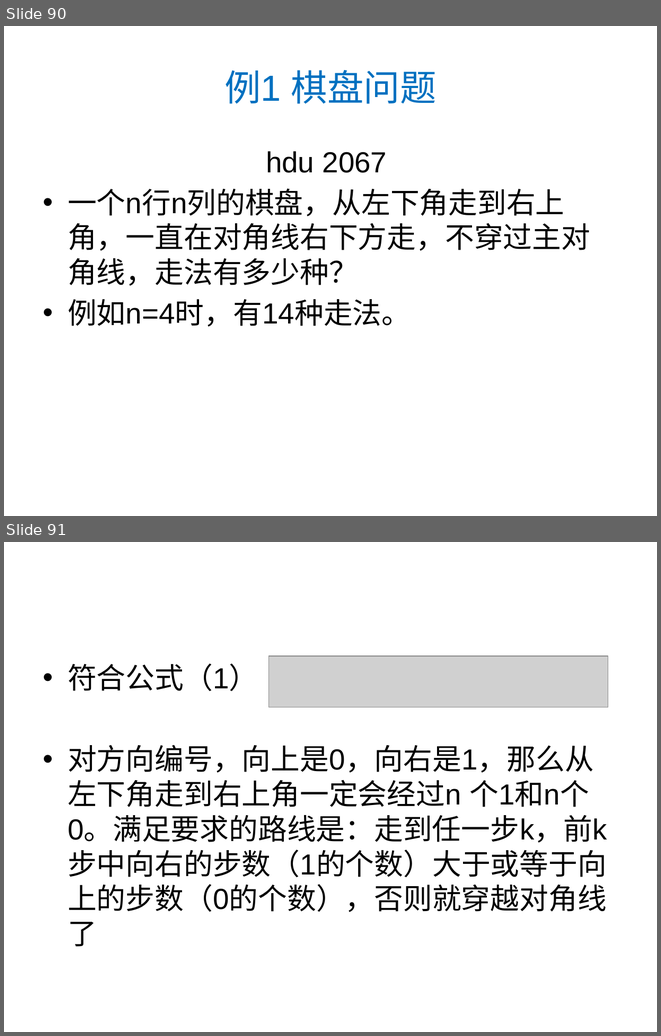
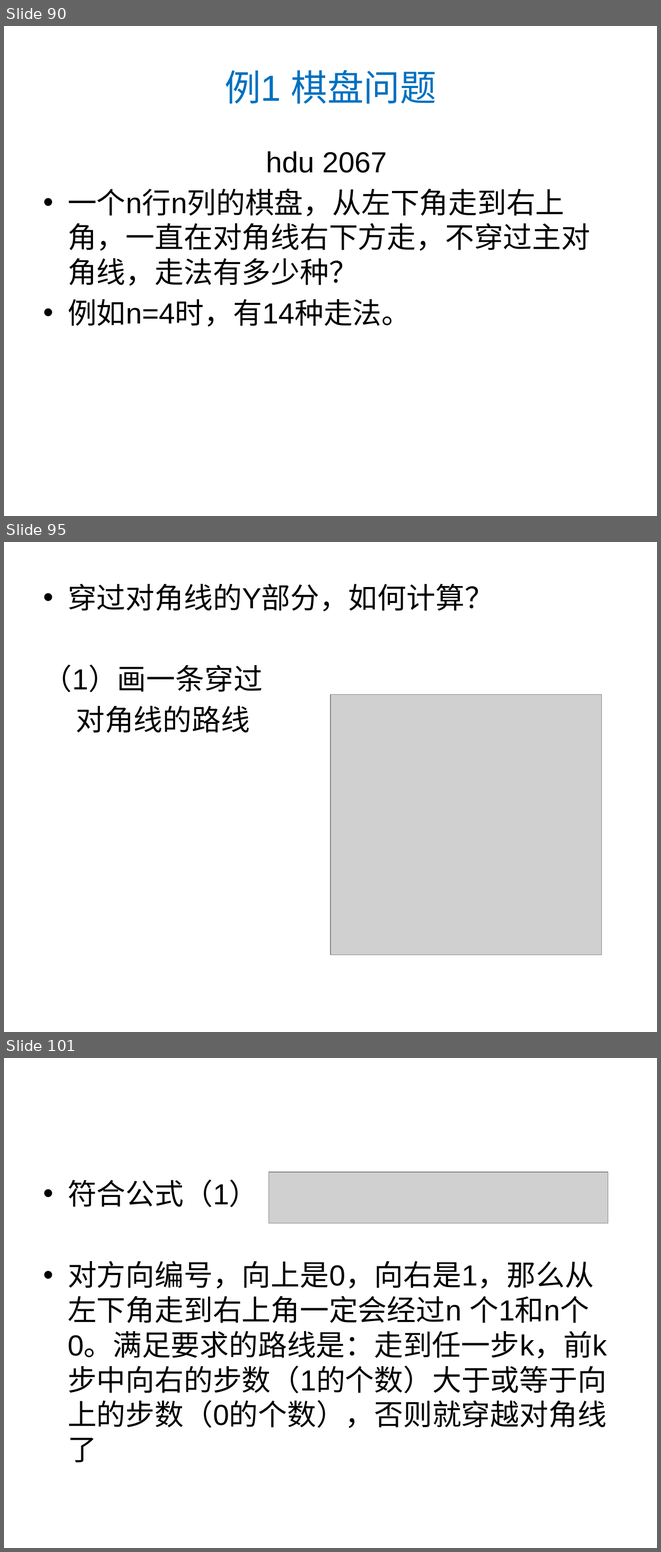
Before and after one commit to luoyongjun999/code, a slide deck: 第8章数学.pptx. Shown one above the other, each under a label of ours: slides 90 and 91 before the commit, slides 90, 95 and 101 after it; the slides between them are not shown. The pictures are 661x1036 and 661x1552 pixels, drawn with LibreOffice and Linux fonts; fonts in the diff are those of the drawing; grey boxes stand for pictures. Boxes give left, top, right and bottom in pixels: in the first picture for what was removed or moved away, otherwise in the second. Text is boxed around its words. In the diff, an @@ line names an element or a change of style, - is before the commit and + after.

```diff
--- a/第8章数学.pptx
+++ b/第8章数学.pptx
@@ slide 95 added at box(4, 542, 657, 1032), background #FFFFFF @@
@@ text added at box(43, 584, 494, 733), 32 pt, text #000000 @@
+• 穿过对角线的Y部分，如何计算？
+（1）画一条穿过
+对角线的路线
@@ picture added at box(330, 694, 601, 955) @@
@@ what was slide 91 is now slide 101 @@
```
Also in this commit, not shown: 9 other slides added, 1 other file.
